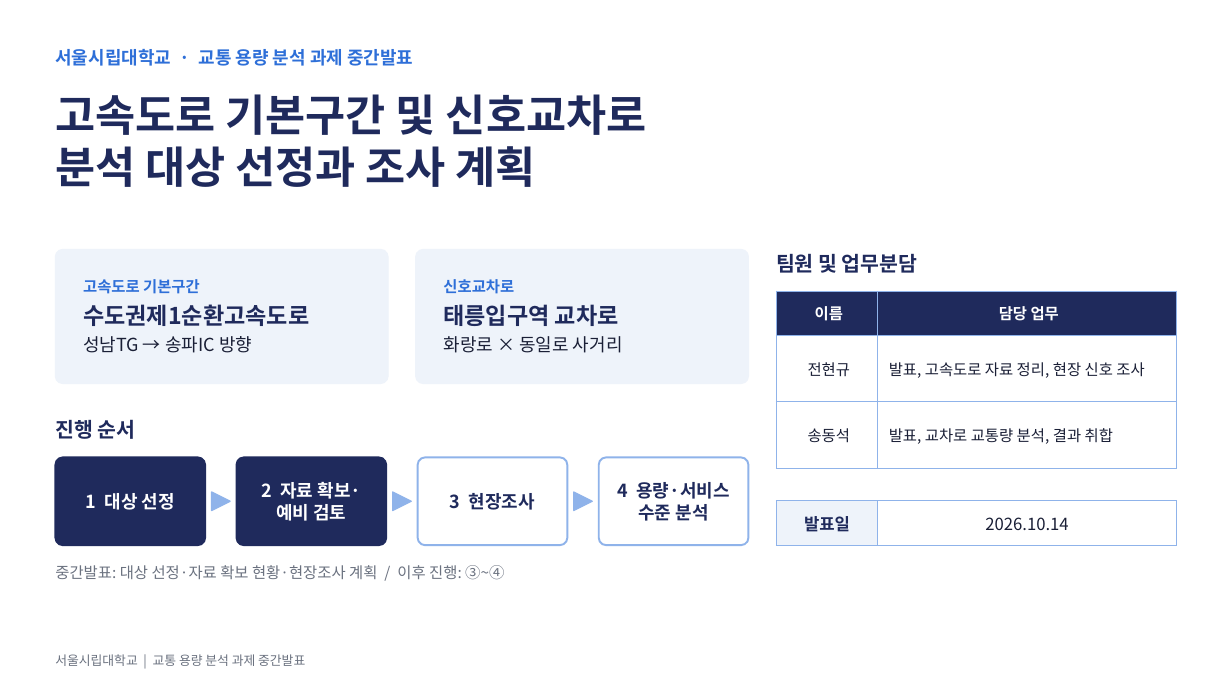
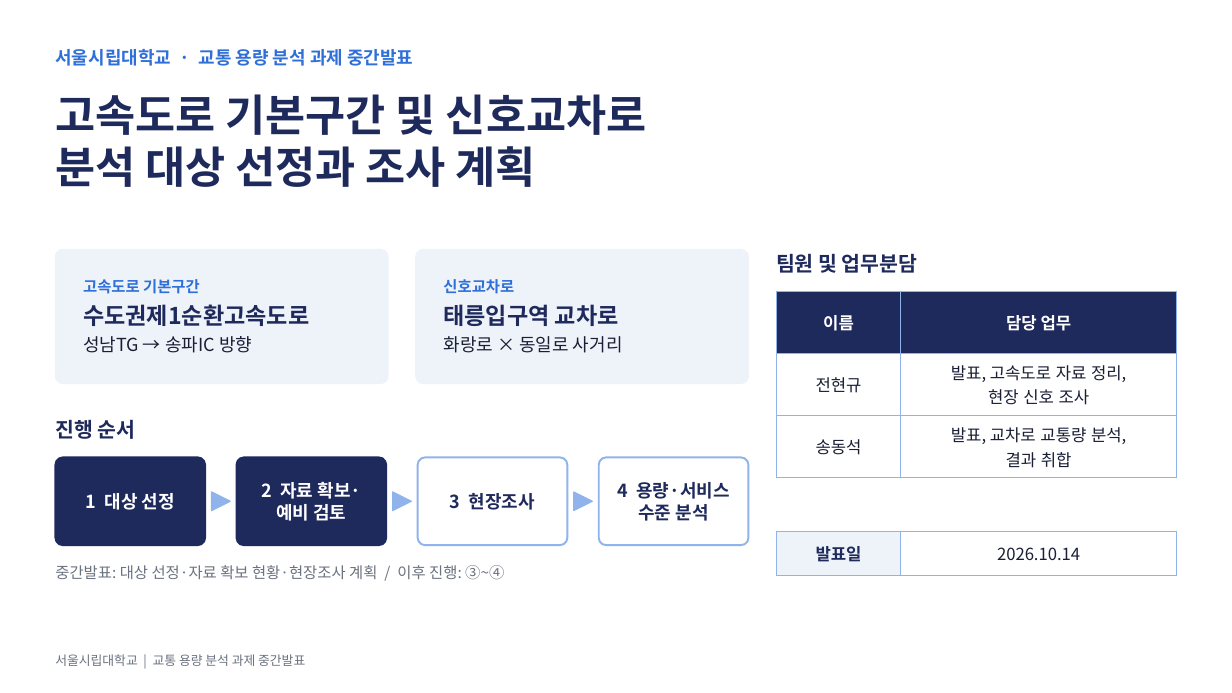
Before and after one commit to JeonHyunGyu/Claude, a slide deck: slide 1 of 교통용량분석_중간발표.pptx. Drawn at 1232x693 pixels with LibreOffice and Linux fonts; fonts in the diff are those of the drawing. Boxes give left, top, right and bottom in pixels: in the first picture for what was removed or moved away, otherwise in the second. Text is boxed around its words. In the diff, an @@ line names an element or a change of style, - is before the commit and + after.

```diff
--- a/교통용량분석_중간발표.pptx
+++ b/교통용량분석_중간발표.pptx
@@ table at <box>776,291,1177,478</box> @@
-row 2, column 2: 발표, 고속도로 자료 정리, 현장 신호 조사
+row 2, column 2: 발표, 고속도로 자료 정리, / 현장 신호 조사
-row 3, column 2: 발표, 교차로 교통량 분석, 결과 취합
+row 3, column 2: 발표, 교차로 교통량 분석, / 결과 취합
@@ size 12 to 13 pt in "이름", "담당 업무", "전현규", "송동석" @@
@@ table: place and size @@
-table at <box>776,501,1177,593</box>
+table at <box>776,531,1177,576</box>
```
Also in this commit, not shown: 5 other slides changed.
